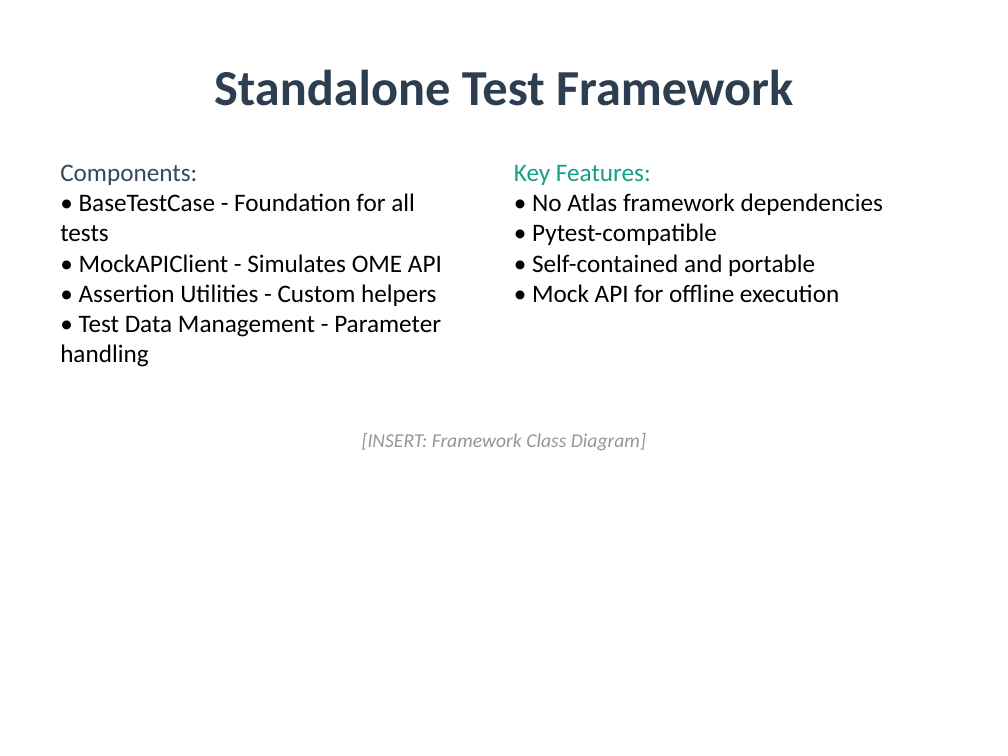
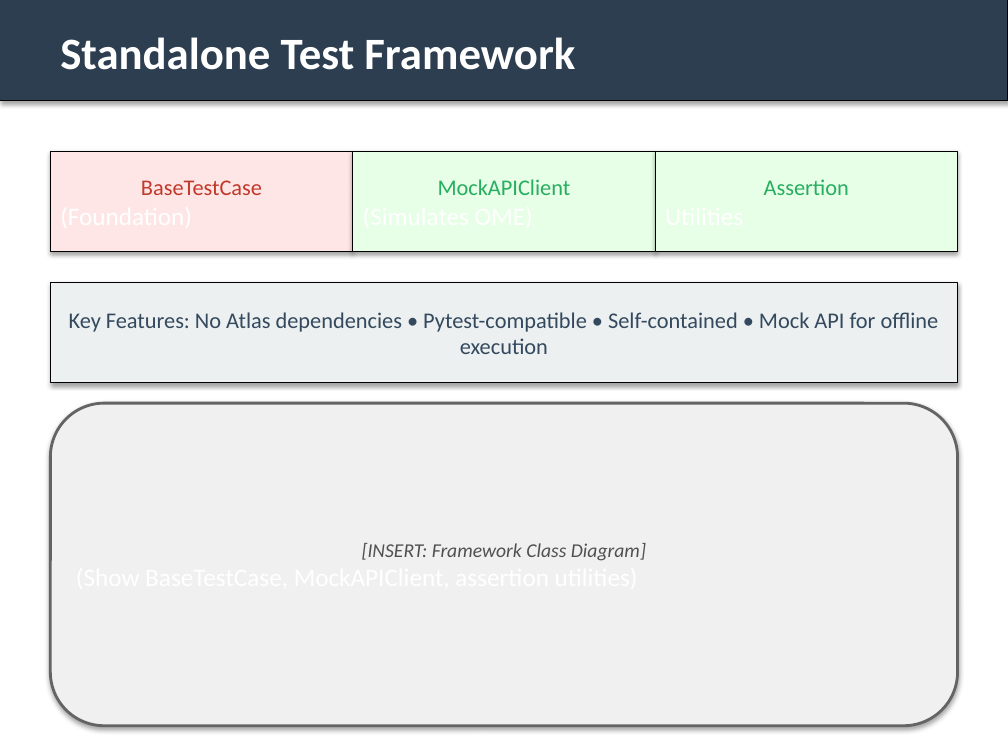
Before and after one commit to revathi-c1025/Final-Sem-Project, a slide deck: slide 7 of Demo Project/presentation.pptx. Drawn at 1008x756 pixels with LibreOffice and Linux fonts; fonts in the diff are those of the drawing. Boxes give left, top, right and bottom in pixels: in the first picture for what was removed or moved away, otherwise in the second. Text is boxed around its words. In the diff, an @@ line names an element or a change of style, - is before the commit and + after.

```diff
--- a/Demo Project/presentation.pptx
+++ b/Demo Project/presentation.pptx
@@ rectangle added at (0,0,1008,101), fill #2C3E50, outline #000000 0.75 pt @@
@@ text "Standalone Test Framework": place and size @@
-text "Standalone Test Framework" at (214,69,793,106)
+text "Standalone Test Framework" at (60,37,575,70)
@@ text "Standalone Test Framework" at (60,37,575,70): size 36 to 32 pt, text colour #2C3E50 to #FFFFFF; alignment centre to left @@
@@ rectangle added at (50,151,353,252), fill #FFE6E6, outline #000000 0.75 pt, 16 pt, text #C0392B @@
+BaseTestCase
+(Foundation)
@@ text removed at (60,164,442,367) @@
-Components:
-• BaseTestCase - Foundation for all tests
-• MockAPIClient - Simulates OME API
-• Assertion Utilities - Custom helpers
-• Test Data Management - Parameter handling
@@ rectangle added at (353,151,655,252), fill #E6FFE6, outline #000000 0.75 pt, 18 pt, text #FFFFFF @@
+MockAPIClient
+(Simulates OME)
@@ rectangle added at (655,151,958,252), fill #E6FFE6, outline #000000 0.75 pt, 16 pt, text #27AE60 @@
+Assertion
+Utilities
@@ rectangle "Key Features: No Atlas dependencies ...": place and size @@
-rectangle "Key Features: No Atlas dependencies ..." at (514,164,883,302)
+rectangle "Key Features: No Atlas dependencies ..." at (50,282,958,383)
@@ rectangle "Key Features: No Atlas dependencies ..." at (50,282,958,383): vertical alignment top to middle; fill none to #ECF0F1; outline none to #000000 0.75 pt; shadow on @@
@@ text in rectangle at (69,312,939,354): text changed; size 18 to 16 pt; text colour #000000 to #34495E @@
-Key Features:
-• No Atlas framework dependencies
-• Pytest-compatible
-• Self-contained and portable
-• Mock API for offline execution
+Key Features: No Atlas dependencies • Pytest-compatible • Self-contained • Mock API for offline execution
@@ text in rounded rectangle at (50,403,958,726): paragraph added @@
+(Show BaseTestCase, MockAPIClient, assertion utilities)
@@ rounded rectangle "[INSERT: Framework Class Diagram]": place and size @@
-rounded rectangle "[INSERT: Framework Class Diagram]" at (362,433,646,450)
+rounded rectangle "[INSERT: Framework Class Diagram]" at (50,403,958,726)
@@ rounded rectangle "[INSERT: Framework Class Diagram]" at (50,403,958,726): vertical alignment top to middle; fill none to #F0F0F0; outline none to #646464 2 pt; shadow on @@
@@ text in rounded rectangle at (362,543,646,561): text colour #969696 to #505050 in "[INSERT: Framework Class Diagram]" @@
```
Also in this commit, not shown: 16 other slides changed, 20 other files.
